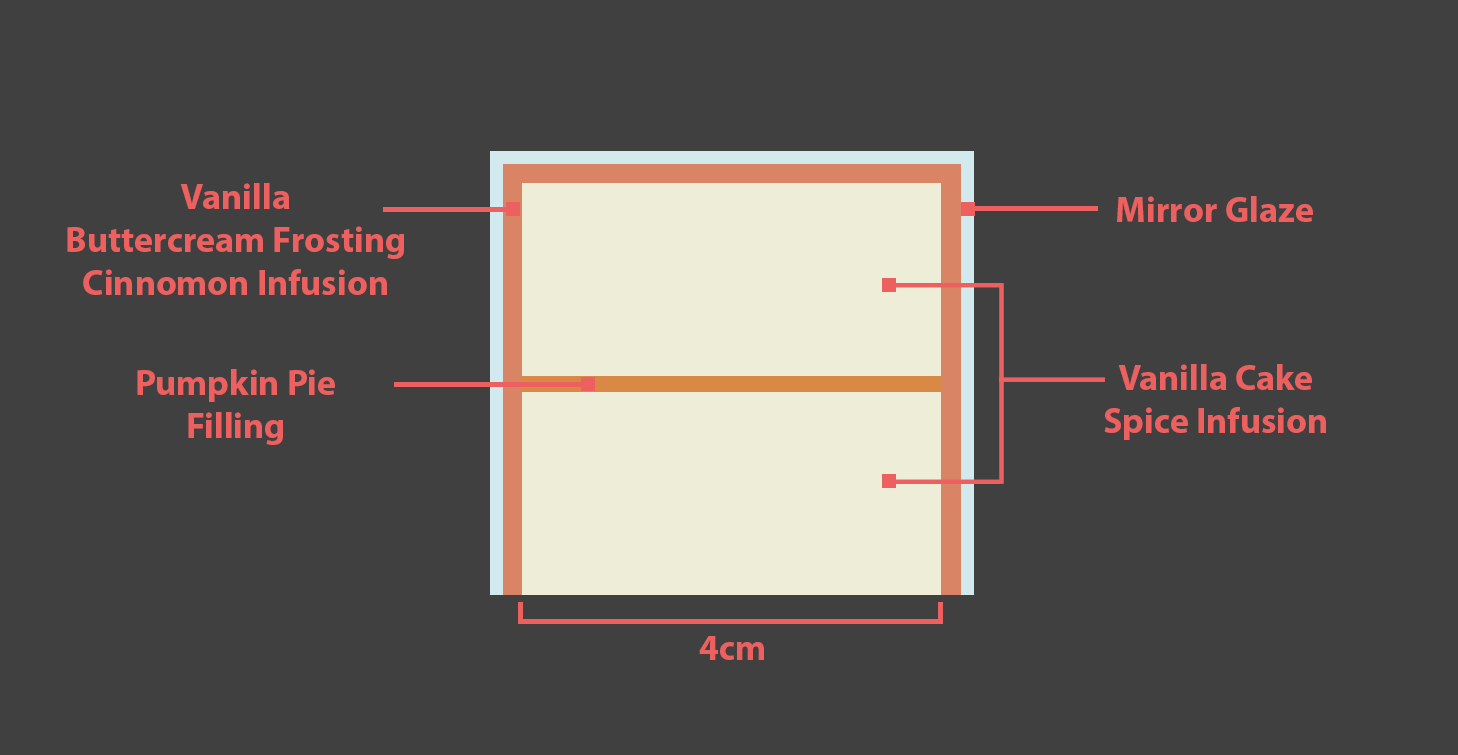
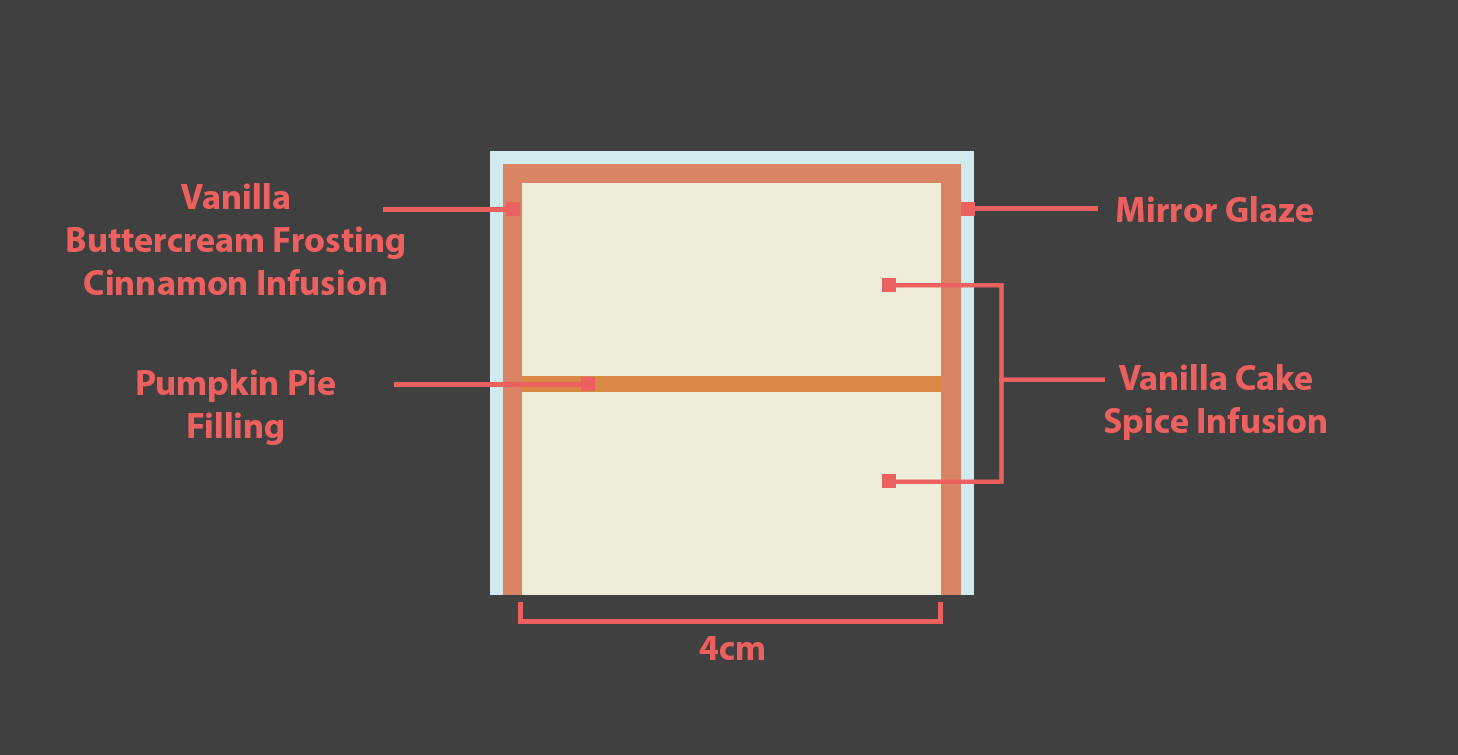
The second 1458x755 image is a revision of the first. Changes to its layers:
renamed "Vanilla Buttercream Frosting Cinnomon Infusion" to "Vanilla Buttercream Frosting Cinnamon Infusion", painted on it over [83, 269, 387, 295]
